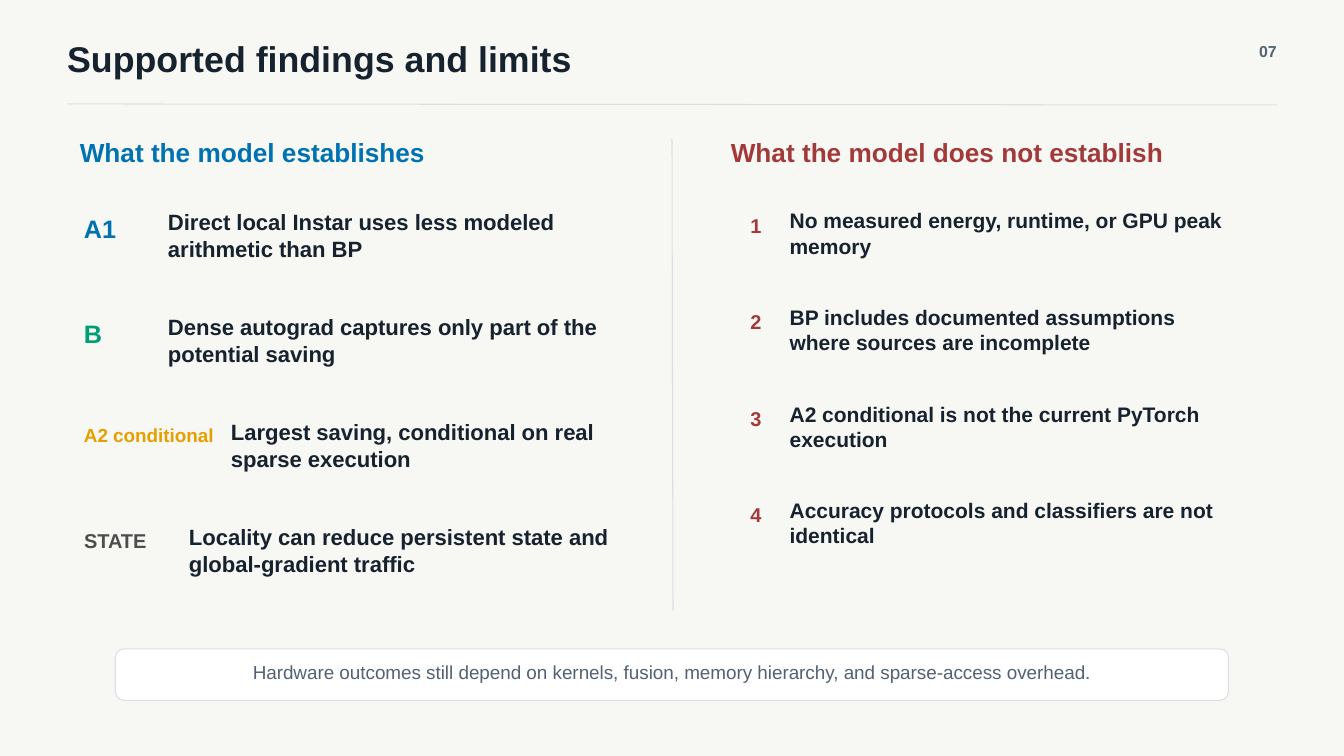
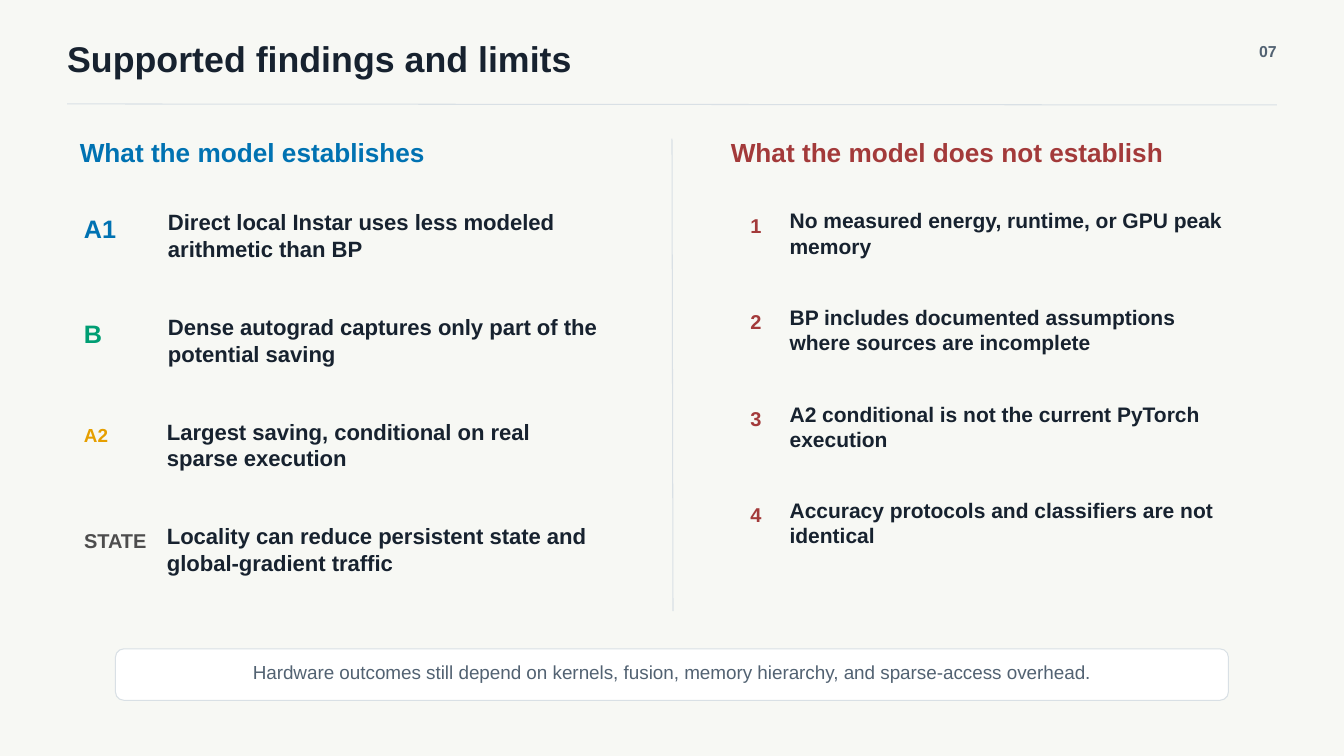
Before and after one commit to Shayshoon/HebbianCNNPyTorch, a slide deck: slide 7 of presentation/Hebbian_CNN_Compute_Comparison.pptx. Drawn at 1344x756 pixels with LibreOffice and Linux fonts; fonts in the diff are those of the drawing. Boxes give left, top, right and bottom in pixels: in the first picture for what was removed or moved away, otherwise in the second. Text is boxed around its words. In the diff, an @@ line names an element or a change of style, - is before the commit and + after.

```diff
--- a/presentation/Hebbian_CNN_Compute_Comparison.pptx
+++ b/presentation/Hebbian_CNN_Compute_Comparison.pptx
@@ text "Largest saving, conditional on real ...": place and size @@
-text "Largest saving, conditional on real ..." at (231,424,594,472)
+text "Largest saving, conditional on real ..." at (167,424,530,471)
@@ text at (84,429,108,442): text changed @@
-A2 conditional
+A2
@@ text "Locality can reduce persistent state ...": place and size @@
-text "Locality can reduce persistent state ..." at (189,529,608,577)
+text "Locality can reduce persistent state ..." at (167,528,586,576)
```
Also in this commit, not shown: 5 other slides changed, 8 other files.
